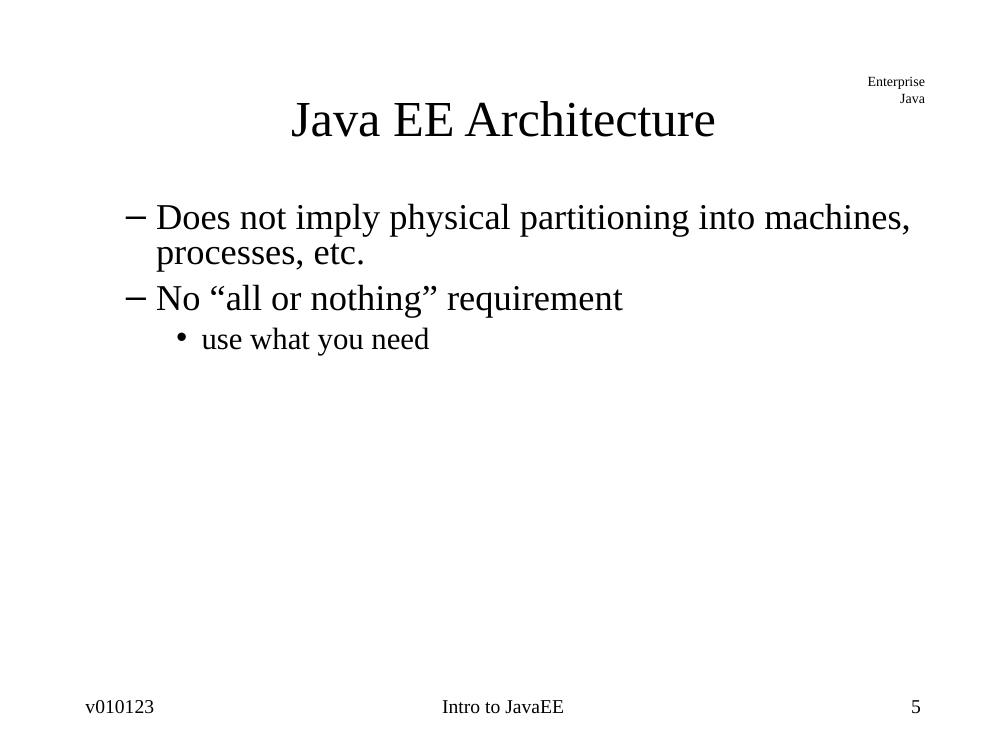
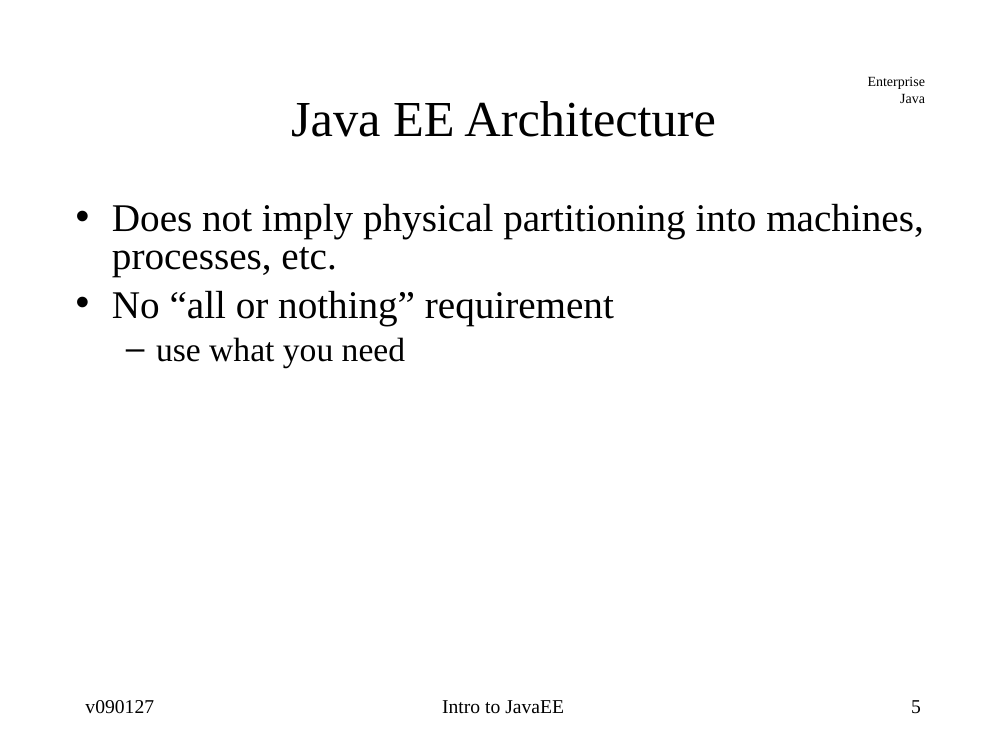
Before and after one commit to jcstaff/ejava-javaee, a slide deck: slide 5 of course-docs/src/site/resources/lectures/javaee-intro.ppt. Drawn at 1008x756 pixels with LibreOffice and Linux fonts; fonts in the diff are those of the drawing. Boxes give left, top, right and bottom in pixels: in the first picture for what was removed or moved away, otherwise in the second. Text is boxed around its words. In the diff, an @@ line names an element or a change of style, - is before the commit and + after.

```diff
--- a/course-docs/src/site/resources/lectures/javaee-intro.ppt
+++ b/course-docs/src/site/resources/lectures/javaee-intro.ppt
@@ text "Does not imply physical partitioning ..." at (112, 203, 924, 367): size 26 to 28 pt in "Does not imply physical partitioning into machines, ...", "No “all or nothing” requirement"; size 22 to 24 pt in "use what you need"; bullet – to •; list level 2 to 1 in "Does not imply physical partitioning ..."; list level 2 to 1 in "No “all or nothing” requirement"; bullet • to –; list level 3 to 2 in "use what you need" @@
@@ text at (85, 700, 154, 714): text changed @@
-v010123
+v090127
```
Also in this commit, not shown: 22 other slides changed, 4 other files.
